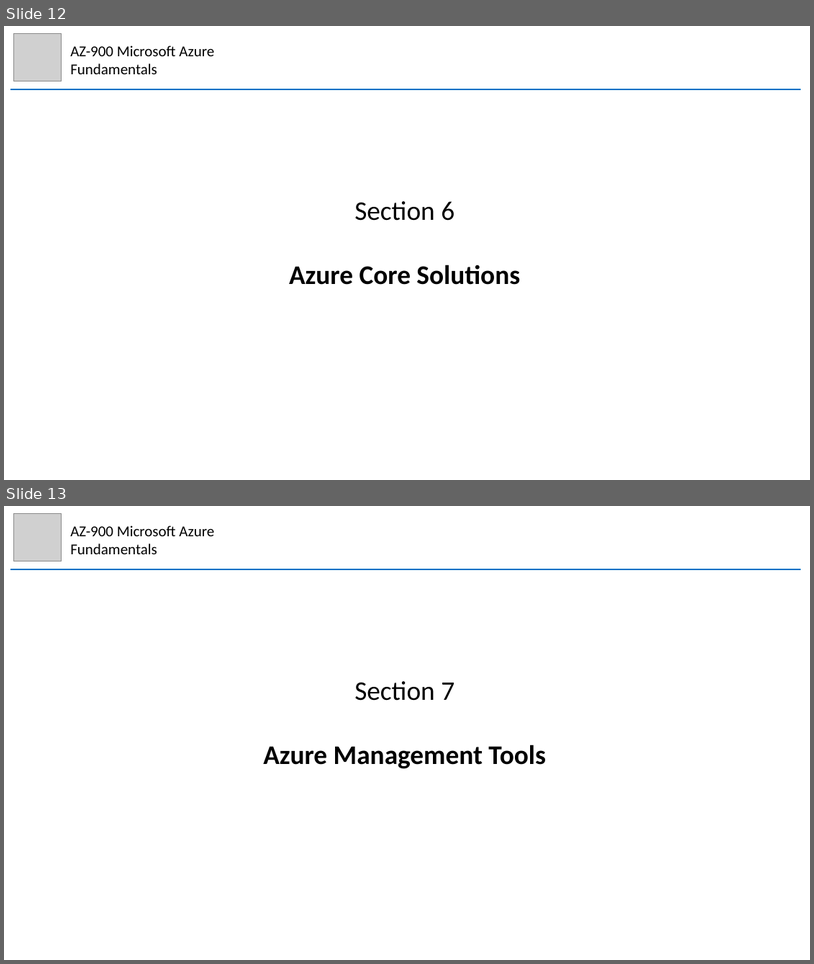
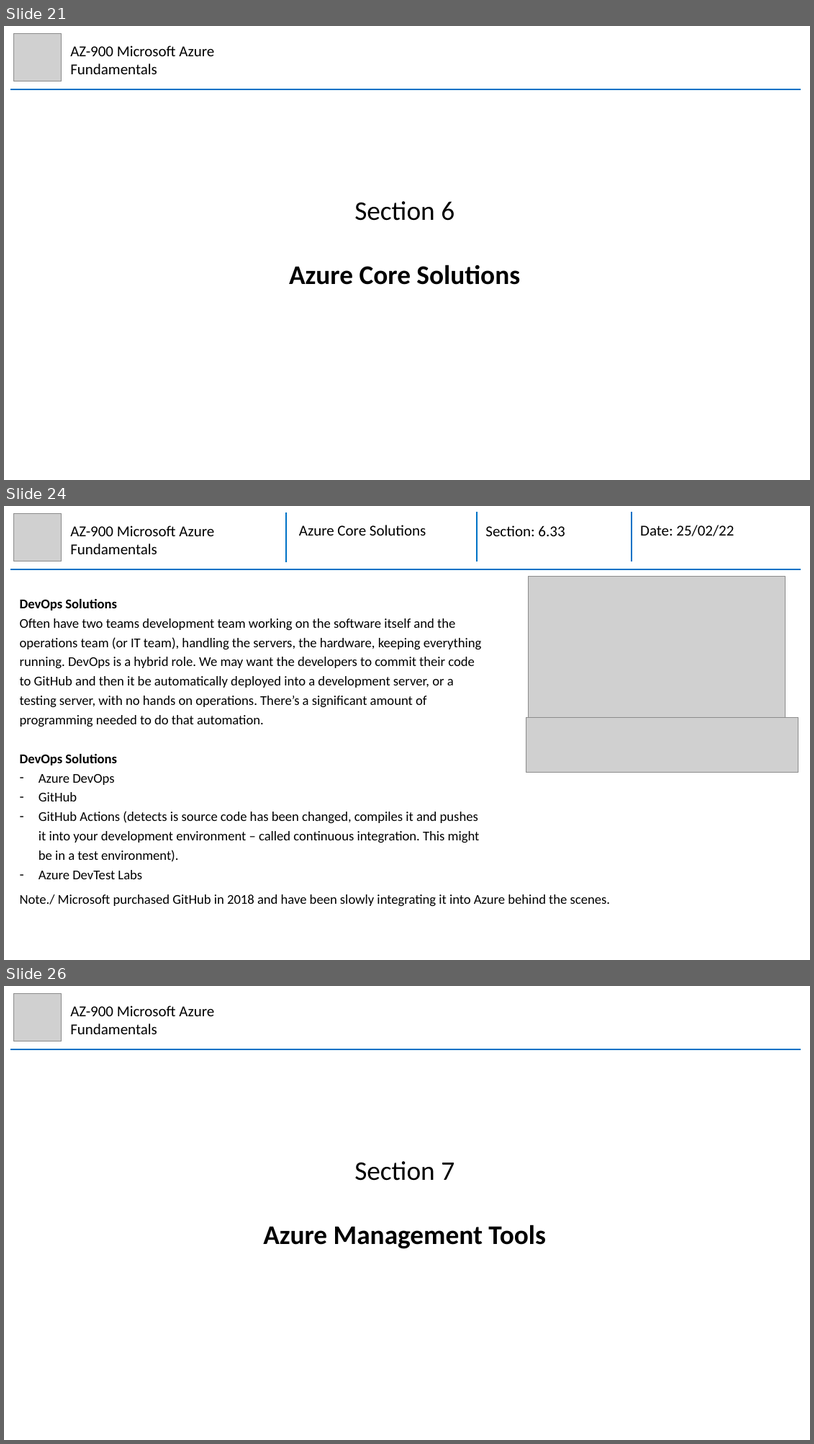
Before and after one commit to mhaythornthwaite/Testing_ML_Algorithms, a slide deck: Azure_AZ-900_Fundamentals/MJH_AZ-900_Azure_Fundamentals_Notes.pptx. Shown one above the other, each under a label of ours: slides 12 and 13 before the commit, slides 21, 24 and 26 after it; the slides between them are not shown. The pictures are 814x964 and 814x1444 pixels, drawn with LibreOffice and Linux fonts; fonts in the diff are those of the drawing; grey boxes stand for pictures. Boxes give left, top, right and bottom in pixels: in the first picture for what was removed or moved away, otherwise in the second. Text is boxed around its words. In the diff, an @@ line names an element or a change of style, - is before the commit and + after.

Commit message:
Azure AZ-900 Section 4, 5, 6

```diff
--- a/Azure_AZ-900_Fundamentals/MJH_AZ-900_Azure_Fundamentals_Notes.pptx
+++ b/Azure_AZ-900_Fundamentals/MJH_AZ-900_Azure_Fundamentals_Notes.pptx
@@ slide 24 added at (4, 506, 810, 960), background #FFFFFF @@
@@ picture added at (13, 513, 62, 561) @@
@@ text added at (70, 525, 214, 554), 18 pt, text #000000 @@
+AZ-900 Microsoft Azure Fundamentals
@@ group added at (10, 512, 801, 569): 4 lines, 3 texts @@
+Azure Core Solutions
+Section: 6.33
+Date: 25/02/22
@@ picture added at (529, 576, 786, 721) @@
@@ text added at (20, 599, 481, 879), 16 pt, text #000000 @@
+DevOps Solutions
+Often have two teams development team working on the software itself and the operations team (or IT team), handling the servers, the hardware, keeping everything running. DevOps is a hybrid role. We may want the developers to commit their code to GitHub and then it be automatically deployed into a development server, or a testing server, with no hands on operations. There’s a significant amount of programming needed to do that automation.
+DevOps Solutions
+– Azure DevOps
+– GitHub
+– GitHub Actions (detects is source code has been changed, compiles it and pushes it into your development environment – called continuous integration. This might be in a test environment).
+– Azure DevTest Labs
@@ picture added at (527, 717, 799, 772) @@
@@ text added at (20, 894, 610, 906), 16 pt, text #000000 @@
+Note./ Microsoft purchased GitHub in 2018 and have been slowly integrating it into Azure behind the scenes.
@@ what was slide 12 is now slide 21 @@
@@ what was slide 13 is now slide 26 @@
```
Also in this commit, not shown: 1 slide changed, 13 other slides added.
